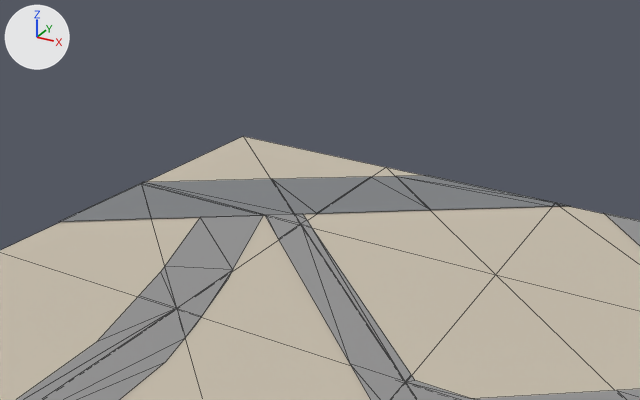
Before and after pictures for a commit that changed the glTF model godot/shahar/bolak_9_-4.glb.
Camera for both pictures: a camera (50 mm lens) standing at (59.9, -88.7, 27.7) and looking at (19.7, -15.5, -8.9). Every picture has the same lights, and +X, +Y and +Z are marked at upper left. The first picture is the older version. Mesh edges are drawn as thin lines. Objects named as collision shapes, trigger or cutter boxes, shadow casters or lower levels of detail are left out.

Objects in the first picture: 'Yer_Tuproq-col', 'Yol_Asfalt-col', 'Yol_Mahalla-col'.
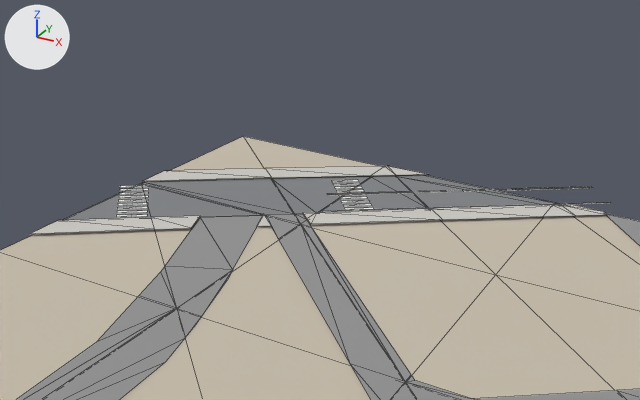
Boxes [x1, y1, x2, y2] around the edits, measured in the pictures (640 x 400 px):
'Trotuar', added
    after: [30, 166, 607, 234]
'Yol_Chiziq', added
    after: [116, 180, 610, 217]

The change, as a list of edits to the scene's bpy script:
```text
Add mat_yol_chiziq:
    mat_yol_chiziq = principled_material('Yol_Chiziq')
    mat_yol_chiziq.base_color = (0.92, 0.92, 0.88)  # white #f6f6f1
    mat_yol_chiziq.roughness = 0.7
Add mat_trotuar:
    mat_trotuar = principled_material('Trotuar')
    mat_trotuar.base_color = (0.62, 0.6, 0.56)  # light grey #cecbc5
    mat_trotuar.roughness = 0.9
Add me_yol_chiziq:
    me_yol_chiziq.from_pydata(...)  # 102 vertices, 60 faces; spans x -1.3..45.2, y -28.6..7.0, z -11.2..-9.1
    me_yol_chiziq.materials.append(mat_yol_chiziq)  # white #f6f6f1
Add me_trotuar:
    me_trotuar.from_pydata(...)  # 32 vertices, 24 faces; spans x 0.0..45.6, y -36.2..0.0, z -10.8..-8.6
    me_trotuar.materials.append(mat_trotuar)  # light grey #cecbc5
Add ob_yol_chiziq:
    ob_yol_chiziq = bpy.data.objects.new('Yol_Chiziq', me_yol_chiziq)
    ob_yol_chiziq.location = (0.0, 0.0, 0.0)
Add ob_trotuar:
    ob_trotuar = bpy.data.objects.new('Trotuar', me_trotuar)
    ob_trotuar.location = (0.0, 0.0, 0.0)
```
